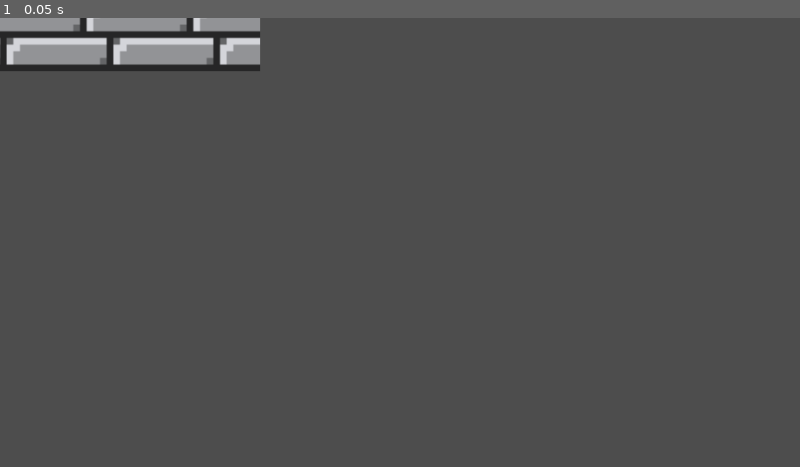
Above: before the commit, frame 1.
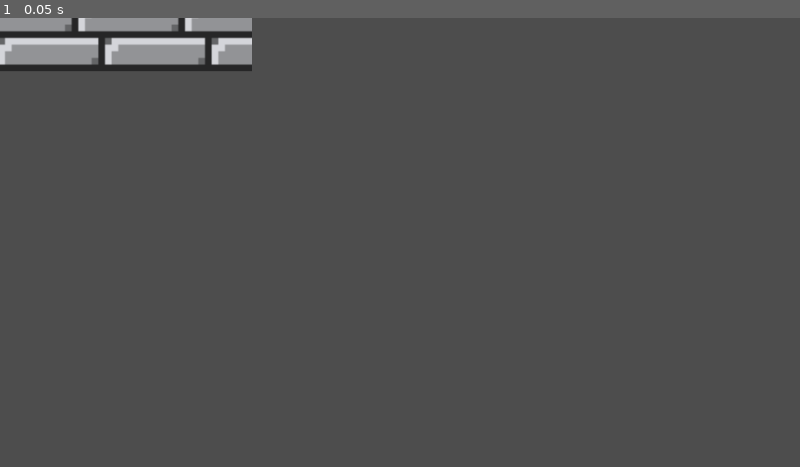
Above: after the commit, the same moment.

Repository: colbapnauj/bomberman4
Game: Godot game, scene res://Tiles/tileset.tscn
The game is run twice, just before and just after one commit, with the same random seed, the same clock (stepped at 60 frames per second) and the same inputs. This scene is started directly instead of the project's main scene.
Inputs:
- Up to frame 1 (0.05 s): no input

The runs differ from the first frame. In frame 1, 0.8% of the frame differs, in the area x 0-33%, y 0-12%.

Commit message:
actualizacion

Diff:
--- a/Tiles/tile01.tres
+++ /dev/null
@@ -1,3 +0,0 @@
-[gd_resource type="MeshLibrary" format=3 uid="uid://dt1l7ajvcqjhe"]
-
-[resource]
--- a/Tiles/tileset.tscn
+++ b/Tiles/tileset.tscn
@@ -6,6 +6,7 @@
 size = Vector2(64, 64)
 
 [node name="tileset" type="Node2D"]
+position = Vector2(-5, 0)
 
 [node name="1" type="Sprite2D" parent="."]
 position = Vector2(-4, 0)
Binary file removed: aseets/1.png
Not shown, removed: aseets/1.png.import
